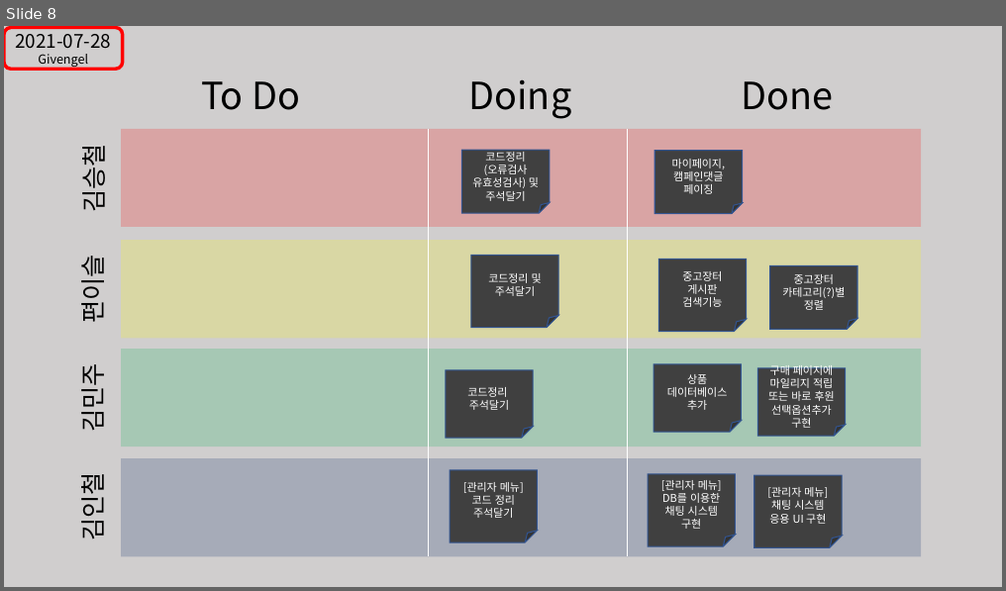
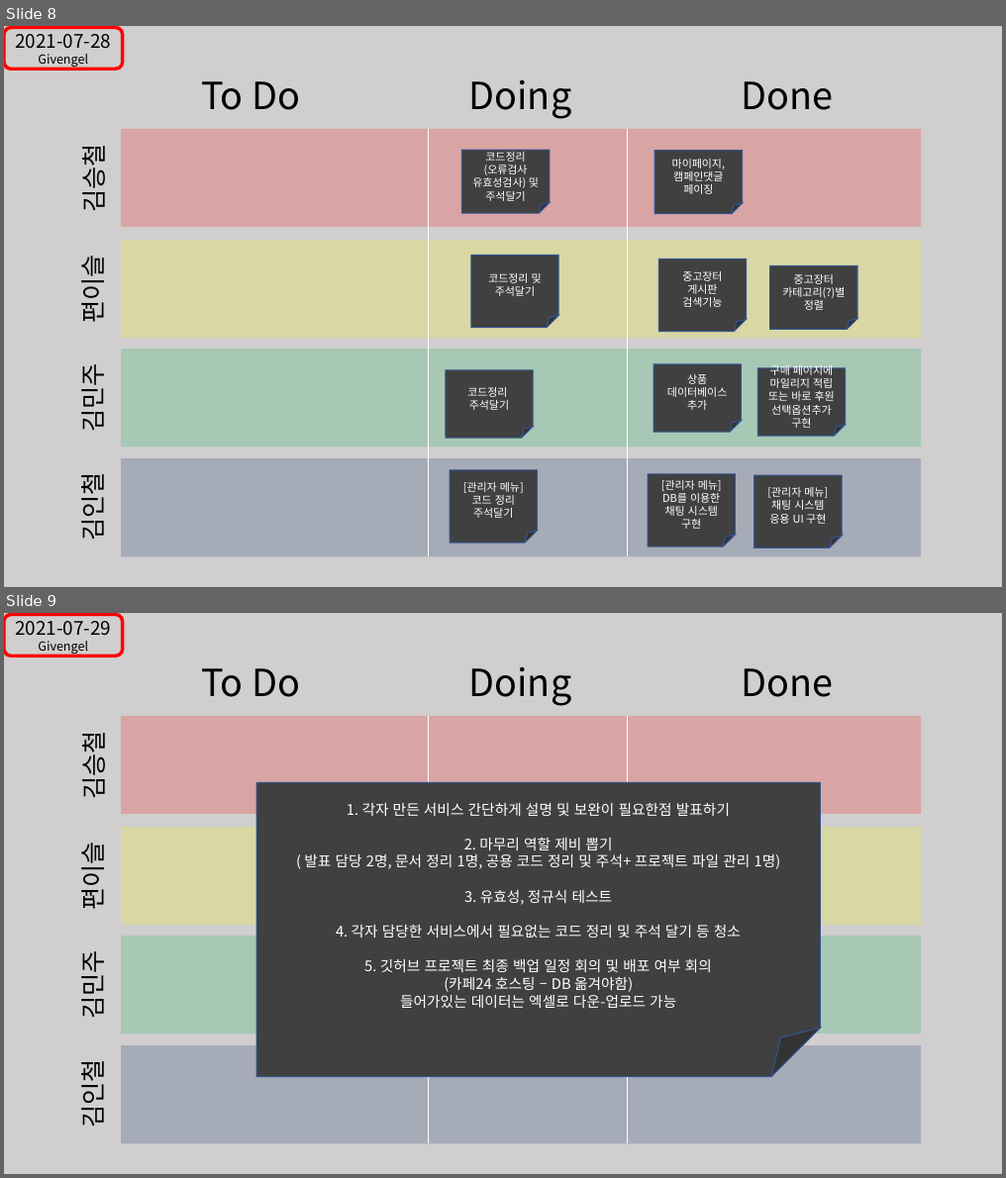
Before and after one commit to GIVENGEL/GivEngel-Project, a slide deck: 칸반보드.pptx. Shown one above the other, each under a label of ours: slide 8 before the commit, slides 8 and 9 after it. The pictures are 1006x591 and 1006x1178 pixels, drawn with LibreOffice and Linux fonts; fonts in the diff are those of the drawing. Boxes give left, top, right and bottom in pixels: in the first picture for what was removed or moved away, otherwise in the second. Text is boxed around its words. In the diff, an @@ line names an element or a change of style, - is before the commit and + after.

Commit message:
임시 커밋
태그 데이터 분석 기능 추가

```diff
--- a/칸반보드.pptx
+++ b/칸반보드.pptx
@@ slide 9 added at box(4, 613, 1002, 1174), background #D0CECE @@
@@ rounded rectangle added at box(4, 615, 122, 656), outline #FF0000 3.25 pt, 18 pt, text #000000 @@
+2021-07-29
+Givengel
@@ text added at box(201, 668, 300, 697), 36 pt, text #000000 @@
+To Do
@@ text added at box(469, 666, 572, 706), 36 pt, text #000000 @@
+Doing
@@ text added at box(741, 668, 833, 697), 36 pt, text #000000 @@
+Done
@@ rectangle added at box(121, 716, 921, 814), fill #FF0000 at 20% opacity @@
@@ line added from (428, 716) to (428, 1144), #FFFFFF 0.5 pt @@
@@ line added from (627, 716) to (627, 1144), #FFFFFF 0.5 pt @@
@@ text added at box(75, 738, 112, 797), 24 pt, text #000000 @@
+김승철
@@ folded corner added at box(256, 783, 820, 1077), fill #404040, outline #325491 1 pt, 14 pt, text #FFFFFF @@
+1. 각자 만든 서비스 간단하게 설명 및 보완이 필요한점 발표하기
+2. 마무리 역할 제비 뽑기
+( 발표 담당 2명, 문서 정리 1명, 공용 코드 정리 및 주석+ 프로젝트 파일 관리 1명)
+3. 유효성, 정규식 테스트
+4. 각자 담당한 서비스에서 필요없는 코드 정리 및 주석 달기 등 청소
+5. 깃허브 프로젝트 최종 백업 일정 회의 및 배포 여부 회의
+(카페24 호스팅 – DB 옮겨야함)
+들어가있는 데이터는 엑셀로 다운-업로드 가능
@@ text added at box(73, 849, 110, 909), 24 pt, text #000000 @@
+편이슬
@@ rectangle added at box(121, 827, 921, 925), fill #FFFF00 at 20% opacity @@
@@ rectangle added at box(121, 936, 921, 1034), fill #00B050 at 20% opacity @@
@@ text added at box(73, 958, 110, 1017), 24 pt, text #000000 @@
+김민주
@@ rectangle added at box(121, 1046, 921, 1144), fill #002060 at 20% opacity @@
@@ text added at box(73, 1066, 110, 1126), 24 pt, text #000000 @@
+김인철
```
Also in this commit, not shown: 18 other files.
